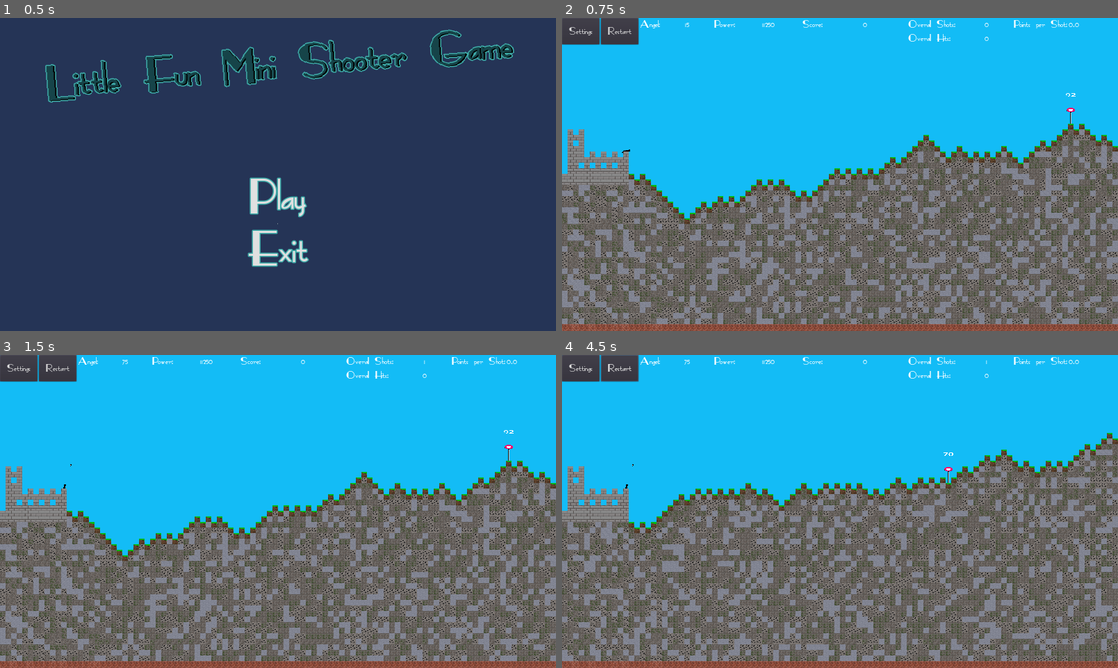
Above: before the commit, frames 1-4 (two rows, left to right).
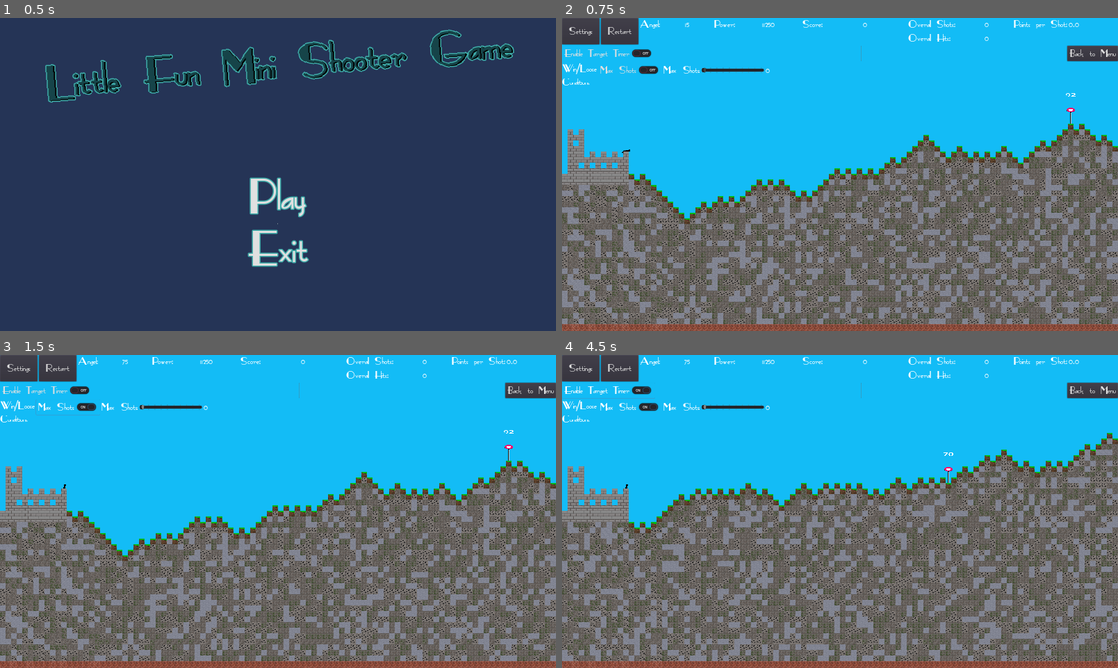
Above: after the commit, the same moments.

Repository: Coding-4Fun/Just4Fun_Mini_Shootergame
Game: Godot game, scene res://UI/MainMenuUI.tscn
The game is run twice, just before and just after one commit, with the same random seed, the same clock (stepped at 60 frames per second) and the same inputs.
Inputs (mouse positions are in pixels of both pictures, inside the frame that each line leads up to):
- Up to frame 1 (0.5 s): no input
- Up to frame 2 (0.75 s): click "Play" at 0.5 s
- Up to frame 3 (1.5 s): click (66, 408) at 1.25 s, where only the run after the commit has a clickable "Max Shots"
- Up to frame 4 (4.5 s): click "Restart" at 2 s; click "Restart" at 2.75 s; click "Restart" at 3.5 s; click (606, 389) at 4.25 s, where only the run after the commit has a clickable "Enable Target Timer"

Frame 1 is identical in both runs. In frame 2, 1.1% of the frame differs, in the area x 0-100%, y 8-22%; in frame 3, 1.2%; in frame 4, 1.2%, in the area x 0-100%, y 0-36%.
Error after the commit: Invalid get index 'pressed' (on base: 'null instance'). (res://UI/InGameUI.gd:83)

Commit message:
Add: Button zum An/Aus schalten der Max Schuss Option Add: Slider für zum einstellen der Max Schuss Anzahl Chg: Kleine Anpassungen am UI Layout

Diff:
--- a/UI/InGameUI.tscn
+++ b/UI/InGameUI.tscn
@@ -1,6 +1,7 @@
-[gd_scene load_steps=2 format=2]
+[gd_scene load_steps=3 format=2]
 
 [ext_resource path="res://UI/InGameUI.gd" type="Script" id=1]
+[ext_resource path="res://UI/Settings/MaxShotSlider.gd" type="Script" id=2]
 
 [node name="InGameUI" type="Control"]
 margin_right = 1600.0
@@ -17,7 +18,7 @@
 
 [node name="vBoxContainer" type="VBoxContainer" parent="IngameUIBottom"]
 margin_right = 1600.0
-margin_bottom = 100.0
+margin_bottom = 159.0
 mouse_filter = 2
 
 [node name="hBoxHud" type="HBoxContainer" parent="IngameUIBottom/vBoxContainer"]
@@ -219,10 +220,10 @@
 text = "123456789"
 
 [node name="vBoxSettings" type="VBoxContainer" parent="IngameUIBottom/vBoxContainer"]
-visible = false
 margin_top = 60.0
 margin_right = 1600.0
-margin_bottom = 104.0
+margin_bottom = 159.0
+mouse_filter = 0
 
 [node name="hBoxOptions" type="HBoxContainer" parent="IngameUIBottom/vBoxContainer/vBoxSettings"]
 margin_right = 1600.0
@@ -251,9 +252,78 @@
 [node name="hBoxConditions" type="HBoxContainer" parent="IngameUIBottom/vBoxContainer/vBoxSettings"]
 margin_top = 44.0
 margin_right = 1600.0
-margin_bottom = 44.0
+margin_bottom = 99.0
+
+[node name="hBoxContainer" type="HBoxContainer" parent="IngameUIBottom/vBoxContainer/vBoxSettings/hBoxConditions"]
+margin_right = 1600.0
+margin_bottom = 55.0
+size_flags_horizontal = 3
+
+[node name="label" type="Label" parent="IngameUIBottom/vBoxContainer/vBoxSettings/hBoxConditions/hBoxContainer"]
+margin_right = 115.0
+margin_bottom = 55.0
+text = "Win/Loose
+Conditions"
+
+[node name="vBoxContainer" type="VBoxContainer" parent="IngameUIBottom/vBoxContainer/vBoxSettings/hBoxConditions/hBoxContainer"]
+margin_left = 119.0
+margin_right = 685.0
+margin_bottom = 55.0
+
+[node name="hBoxContainerMaxShots" type="HBoxContainer" parent="IngameUIBottom/vBoxContainer/vBoxSettings/hBoxConditions/hBoxContainer/vBoxContainer"]
+margin_right = 566.0
+margin_bottom = 40.0
+size_flags_horizontal = 0
+custom_constants/separation = 5
+script = ExtResource( 2 )
+
+[node name="cButtSwitchMaxShots" type="CheckButton" parent="IngameUIBottom/vBoxContainer/vBoxSettings/hBoxConditions/hBoxContainer/vBoxContainer/hBoxContainerMaxShots"]
+margin_right = 190.0
+margin_bottom = 40.0
+text = "Max Shots"
+
+[node name="label" type="Label" parent="IngameUIBottom/vBoxContainer/vBoxSettings/hBoxConditions/hBoxContainer/vBoxContainer/hBoxContainerMaxShots"]
+margin_left = 195.0
+margin_right = 305.0
+margin_bottom = 40.0
+grow_vertical = 2
+size_flags_horizontal = 8
+size_flags_vertical = 5
+text = "Max Shots"
+valign = 1
+
+[node name="MaxShotSlider" type="HSlider" parent="IngameUIBottom/vBoxContainer/vBoxSettings/hBoxConditions/hBoxContainer/vBoxContainer/hBoxContainerMaxShots"]
+margin_left = 310.0
+margin_right = 490.0
+margin_bottom = 40.0
+grow_horizontal = 0
+grow_vertical = 2
+rect_min_size = Vector2( 180, 40 )
+size_flags_horizontal = 8
+size_flags_vertical = 5
+min_value = -1.0
+step = 10.0
+rounded = true
+editable = false
+tick_count = 10
+ticks_on_borders = true
+
+[node name="labelMaxShots" type="Label" parent="IngameUIBottom/vBoxContainer/vBoxSettings/hBoxConditions/hBoxContainer/vBoxContainer/hBoxContainerMaxShots"]
+margin_left = 495.0
+margin_top = 7.0
+margin_right = 566.0
+margin_bottom = 33.0
+text = "123456"
+
+[node name="vBoxContainer_2" type="VBoxContainer" parent="IngameUIBottom/vBoxContainer/vBoxSettings/hBoxConditions/hBoxContainer"]
+margin_left = 689.0
+margin_right = 1600.0
+margin_bottom = 55.0
+size_flags_horizontal = 3
 
 [connection signal="pressed" from="IngameUIBottom/vBoxContainer/hBoxHud/hBoxUIButtons/buttGameOptions" to="." method="_on_buttGameOptions_pressed"]
 [connection signal="pressed" from="IngameUIBottom/vBoxContainer/hBoxHud/hBoxUIButtons/buttGameReset" to="." method="_on_button_pressed"]
 [connection signal="pressed" from="IngameUIBottom/vBoxContainer/vBoxSettings/hBoxOptions/buttSwitchTargetTimer" to="." method="_on_buttSwitchTargetTimer_pressed"]
 [connection signal="pressed" from="IngameUIBottom/vBoxContainer/vBoxSettings/hBoxOptions/buttBackToMenu" to="." method="_on_buttBackToMenu_pressed"]
+[connection signal="pressed" from="IngameUIBottom/vBoxContainer/vBoxSettings/hBoxConditions/hBoxContainer/vBoxContainer/hBoxContainerMaxShots/cButtSwitchMaxShots" to="IngameUIBottom/vBoxContainer/vBoxSettings/hBoxConditions/hBoxContainer/vBoxContainer/hBoxContainerMaxShots" method="_on_cButtSwitchMaxShots_pressed"]
+[connection signal="value_changed" from="IngameUIBottom/vBoxContainer/vBoxSettings/hBoxConditions/hBoxContainer/vBoxContainer/hBoxContainerMaxShots/MaxShotSlider" to="IngameUIBottom/vBoxContainer/vBoxSettings/hBoxConditions/hBoxContainer/vBoxContainer/hBoxContainerMaxShots" method="_on_MaxShotSlider_value_changed"]
--- /dev/null
+++ b/UI/Settings/MaxShotSlider.gd
@@ -0,0 +1,18 @@
+extends Control
+
+onready var MaxShotLabel = $"labelMaxShots"
+onready var MaxShotSlider = $"MaxShotSlider"
+
+func _ready():
+	MaxShotLabel.text = str(MaxShotSlider.value)
+	pass
+
+
+func _on_MaxShotSlider_value_changed(value):
+	MaxShotLabel.text = str(value)
+	pass # Replace with function body.
+
+
+func _on_cButtSwitchMaxShots_pressed():
+	$MaxShotSlider.editable = !$MaxShotSlider.editable
+	pass # Replace with function body.
